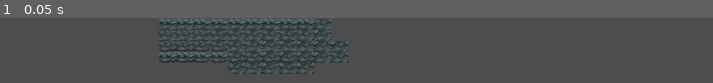
Above: before the commit, frame 1.
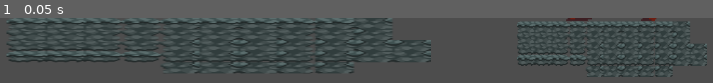
Above: after the commit, the same moment.

Repository: AugustanaCSC380January2024/final-game-frenchie
Game: Godot game, scene res://Scenes/boss_1.tscn
Same seed, same stepped clock (60 frames per second), same inputs: the game is played once before the commit and once after it. This scene is started directly instead of the project's main scene.
Inputs:
- Up to frame 1 (0.05 s): no input

The runs differ from the first frame. In frame 1, 19% of the frame differs, in the area x 0-100%, y 0-91%.

Commit message:
Fixed rolling animation

Diff:
--- a/Scenes/boss_1.tscn
+++ b/Scenes/boss_1.tscn
@@ -41,8 +41,11 @@
 [sub_resource type="RectangleShape2D" id="RectangleShape2D_n6osk"]
 size = Vector2(250, 44)
 
+[sub_resource type="RectangleShape2D" id="RectangleShape2D_7br5a"]
+size = Vector2(617, 44)
+
 [node name="BossScene" type="StaticBody2D"]
-position = Vector2(208, -324)
+position = Vector2(725, -320)
 
 [node name="BossFire" type="CharacterBody2D" parent="."]
 position = Vector2(5, 51)
@@ -68,3 +71,21 @@
 position = Vector2(11, 17)
 scale = Vector2(1.55682, 1)
 texture = ExtResource("7_itxx2")
+
+[node name="CollisionShape2D2" type="CollisionShape2D" parent="."]
+position = Vector2(181, 348)
+shape = SubResource("RectangleShape2D_n6osk")
+
+[node name="Sprite2D" type="Sprite2D" parent="CollisionShape2D2"]
+position = Vector2(11, 17)
+scale = Vector2(1.55682, 1)
+texture = ExtResource("7_itxx2")
+
+[node name="CollisionShape2D3" type="CollisionShape2D" parent="."]
+position = Vector2(-373.5, 343)
+shape = SubResource("RectangleShape2D_7br5a")
+
+[node name="Sprite2D" type="Sprite2D" parent="CollisionShape2D3"]
+position = Vector2(-1.49997, 17)
+scale = Vector2(3.47727, 1)
+texture = ExtResource("7_itxx2")
--- a/Scripts/billy.gd
+++ b/Scripts/billy.gd
@@ -10,6 +10,7 @@
 @onready var player_camera = $Camera2D
 @onready var attackingmovement = $AttackingForce
 @onready var gameoverscreen = $UILayer
+@onready var headbox = $HeadBox
 
 signal playerdie
 
@@ -38,23 +39,44 @@
 	if is_on_floor():
 		if Input.is_action_pressed("rolling"):
 			player_sprite.play("rolling")
+			headbox.monitorable = false
+			headbox.monitoring = false
+			headbox.visible = false
 		elif Input.is_action_pressed("attack"):
 			attacking()
+			headbox.monitorable = true
+			headbox.monitoring = true
+			headbox.visible = true
 		else:
 			player_sprite.play("running")
 			runningmotion.disabled = false
 			rollingmotion.disabled = true
+			headbox.monitorable = true
+			headbox.monitoring = true
+			headbox.visible = true
 	else:
 		if velocity.y  < 0:
 			if (Input.is_action_pressed("attack")):
 				attacking()
+				headbox.monitorable = true
+				headbox.monitoring = true
+				headbox.visible = true
 			else:
 				player_sprite.play("jump")
+				headbox.monitorable = true
+				headbox.monitoring = true
+				headbox.visible = true
 		else:
 			if (Input.is_action_pressed("attack")):
 				attacking()
+				headbox.monitorable = true
+				headbox.monitoring = true
+				headbox.visible = true
 			else:
 				player_sprite.play("fall")
+				headbox.monitorable = true
+				headbox.monitoring = true
+				headbox.visible = true
 
 func jump(force):
 	Music.play_sfx("jump")
@@ -63,6 +85,9 @@
 func rolling():
 	runningmotion.disabled = true
 	rollingmotion.disabled = false
+	headbox.monitorable = false
+	headbox.monitoring = false
+	headbox.visible = false
 
 func attacking():
 	Music.play_sfx("billyattack")
--- a/Scripts/gameplay.gd
+++ b/Scripts/gameplay.gd
@@ -17,7 +17,7 @@
 	preload("res://Scenes/shape_4.tscn"),
 	preload("res://Scenes/shape_5.tscn"),
 	preload("res://Scenes/shape6.tscn"),
-	preload("res://Scenes/shape_7.tscn"),
+	preload("res://Scenes/shape_7.tscn")
 	]
 var speed = 150
 var highscore
@@ -55,7 +55,7 @@
 		area.position.x -= speed*delta
 		if area.position.x < -1050:
 			spawn_inst(area.position.x + 2048, 0)
-			print(score)
+			print(score % 3)
 			area.queue_free()
 
 func spawn_inst(x, y):
--- a/Scripts/rosie.gd
+++ b/Scripts/rosie.gd
@@ -10,6 +10,7 @@
 @onready var dehorsemotion = $WithoutHorse
 @onready var player_camera = $Camera2D
 @onready var attackingmovement = $AttackingForce
+@onready var headbox = $HeadBox
 
 func _physics_process(delta):
 	if is_on_floor() == false:
@@ -35,23 +36,44 @@
 	if is_on_floor():
 		if Input.is_action_pressed("rolling"):
 			player_sprite.play("dehorse")
+			headbox.monitorable = false
+			headbox.monitoring = false
+			headbox.visible = false
 		elif Input.is_action_pressed("attack"):
 			attacking()
+			headbox.monitorable = true
+			headbox.monitoring = true
+			headbox.visible = true
 		else:
 			player_sprite.play("running")
 			runningmotion.disabled = false
 			dehorsemotion.disabled = true
+			headbox.monitorable = true
+			headbox.monitoring = true
+			headbox.visible = true
 	else:
 		if velocity.y  < 0:
 			if Input.is_action_pressed("attack"):
 				attacking()
+				headbox.monitorable = true
+				headbox.monitoring = true
+				headbox.visible = true
 			else:
 				player_sprite.play("jumping")
+				headbox.monitorable = true
+				headbox.monitoring = true
+				headbox.visible = true
 		else:
 			if Input.is_action_pressed("attack"):
 				attacking()
+				headbox.monitorable = true
+				headbox.monitoring = true
+				headbox.visible = true
 			else:
 				player_sprite.play("die")
+				headbox.monitorable = true
+				headbox.monitoring = true
+				headbox.visible = true
 
 func jump(force):
 	Music.play_sfx("jump")
@@ -60,6 +82,10 @@
 func rolling():
 	runningmotion.disabled = true
 	dehorsemotion.disabled = false
+	headbox.monitorable = false
+	headbox.monitoring = false
+	headbox.visible = false
+
 func _ready():
 	pass
 
Not shown: 1 places in Scenes/boss_1.tscn that only renumber resources
